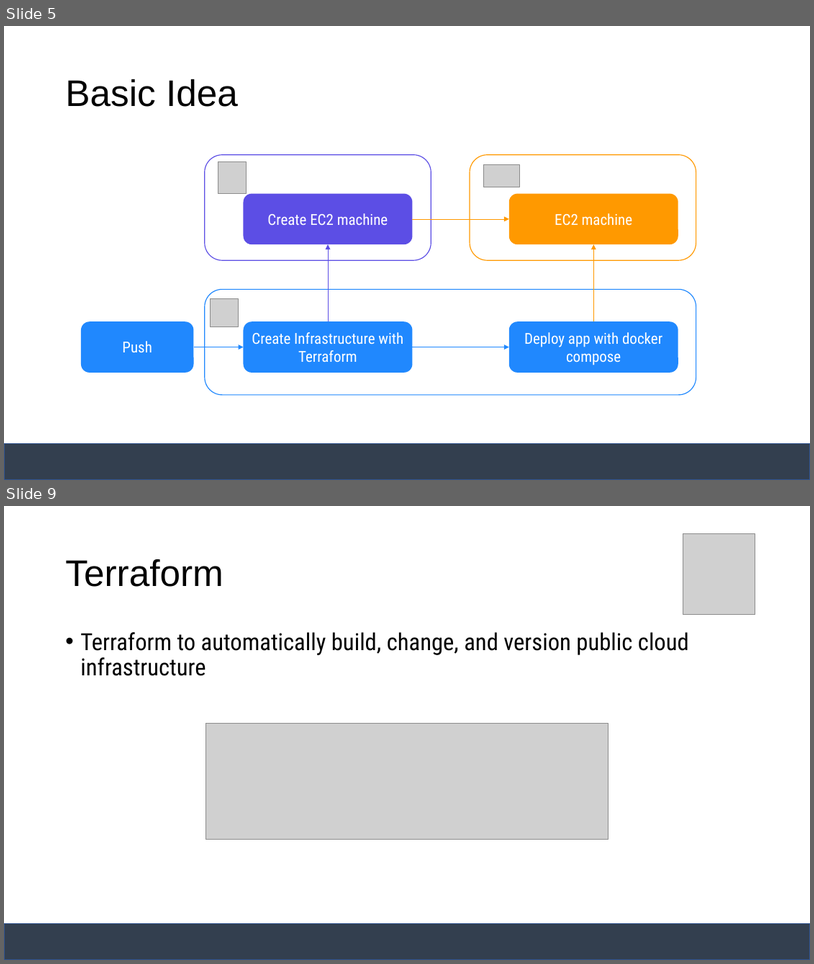
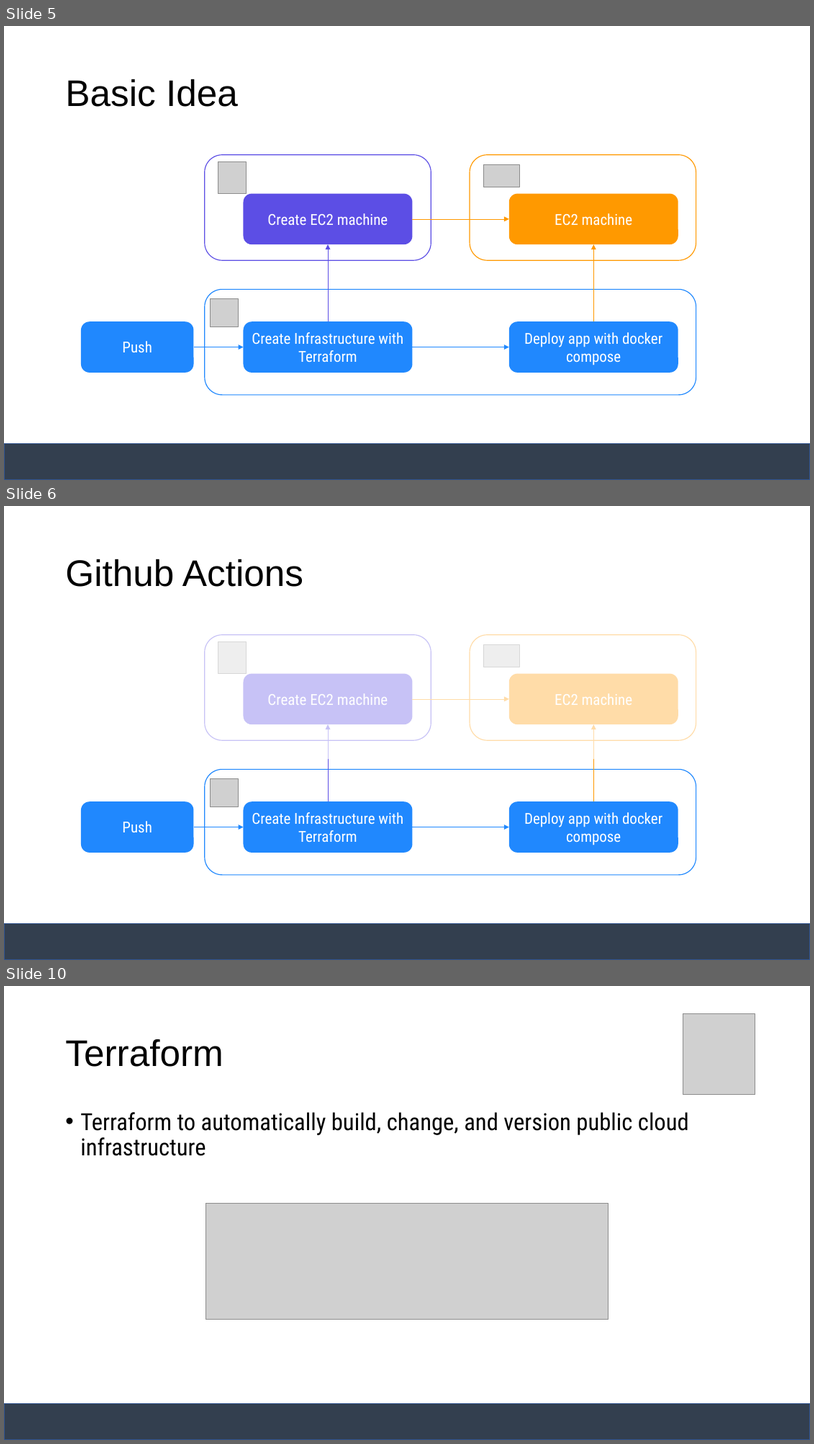
Before and after one commit to janakaras/docker-in-the-cloud, a slide deck: Project Presentation.pptx. Shown one above the other, each under a label of ours: slides 5 and 9 before the commit, slides 5, 6 and 10 after it; the slides between them are not shown. The pictures are 814x964 and 814x1444 pixels, drawn with LibreOffice and Linux fonts; fonts in the diff are those of the drawing; grey boxes stand for pictures. Boxes give left, top, right and bottom in pixels: in the first picture for what was removed or moved away, otherwise in the second. Text is boxed around its words. In the diff, an @@ line names an element or a change of style, - is before the commit and + after.

```diff
--- a/Project Presentation.pptx
+++ b/Project Presentation.pptx
@@ slide 6 added at (4, 506, 810, 960), background #FFFFFF; not listed: 1 template element that a slide beside it also shows @@
@@ title added at (65, 559, 304, 587), 44 pt, text #000000 @@
+Github Actions
@@ rectangle added at (180, 618, 707, 759), fill #FFFFFF at 66% opacity @@
@@ rounded rectangle added at (205, 635, 431, 740), outline #5C4EE5 1 pt @@
@@ rounded rectangle added at (470, 635, 696, 740), outline #FF9900 1 pt @@
@@ picture added at (218, 641, 247, 674) @@
@@ picture added at (484, 644, 520, 667) @@
@@ rounded rectangle added at (244, 674, 413, 724), fill #5C4EE5, 18 pt, text #FFFFFF @@
+Create EC2 machine
@@ rounded rectangle added at (509, 674, 679, 724), fill #FF9900 @@
@@ arrow added from (413, 699) to (509, 699), #FF9900 0.5 pt @@
@@ arrow added from (328, 801) to (328, 724), #5C4EE5 0.5 pt @@
@@ arrow added from (594, 801) to (594, 724), #FF9900 0.5 pt @@
@@ rounded rectangle added at (205, 769, 697, 875), outline #2088FE 1 pt @@
@@ picture added at (211, 779, 239, 807) @@
@@ rounded rectangle added at (81, 801, 193, 852), fill #2088FE, 18 pt, text #FFFFFF @@
+Push
@@ rounded rectangle added at (244, 801, 413, 852), fill #2088FE, 18 pt, text #FFFFFF @@
+Create Infrastructure with Terraform
@@ rounded rectangle added at (509, 801, 679, 852), fill #2088FE, 18 pt, text #FFFFFF @@
+Deploy app with docker compose
@@ arrow added from (194, 826) to (244, 826), #2088FE 0.5 pt @@
@@ arrow added from (413, 826) to (509, 826), #2088FE 0.5 pt @@
@@ what was slide 9 is now slide 10 @@
```
Also in this commit, not shown: 8 slides changed, 8 other slides added, 3 slides removed.
